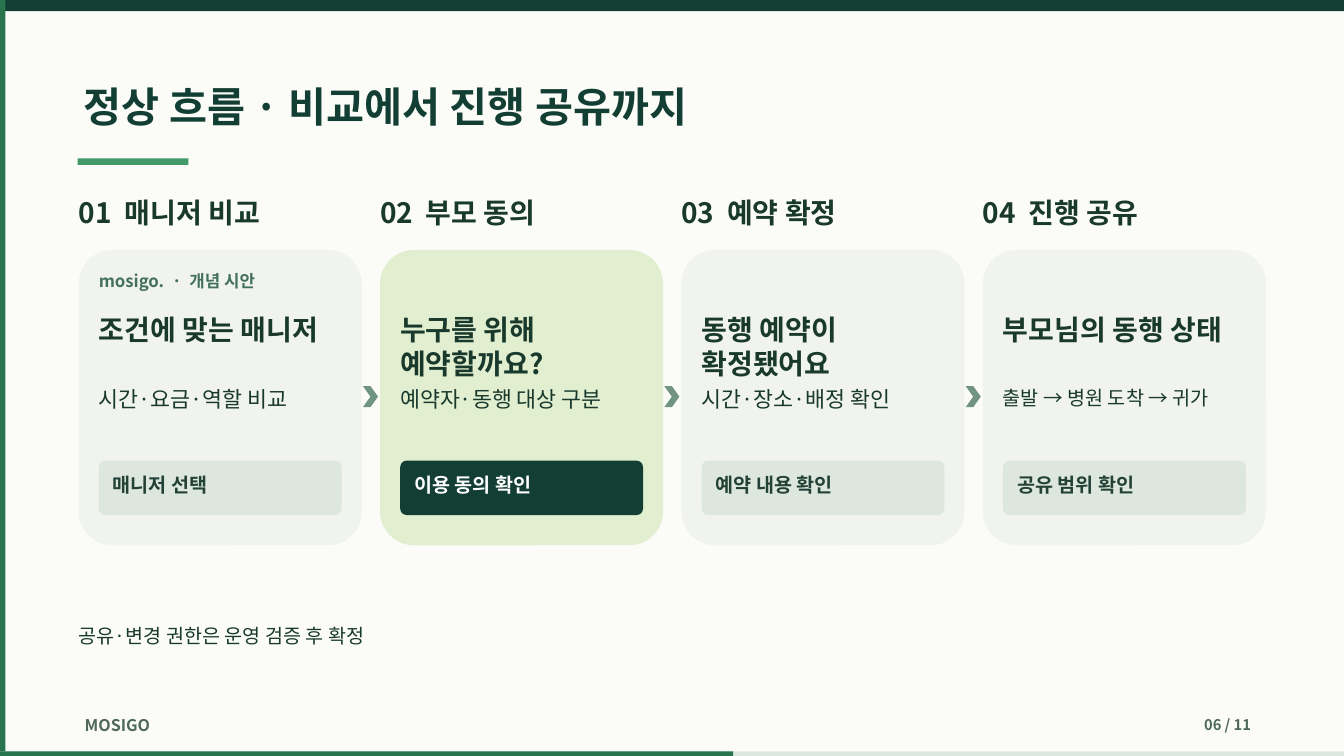
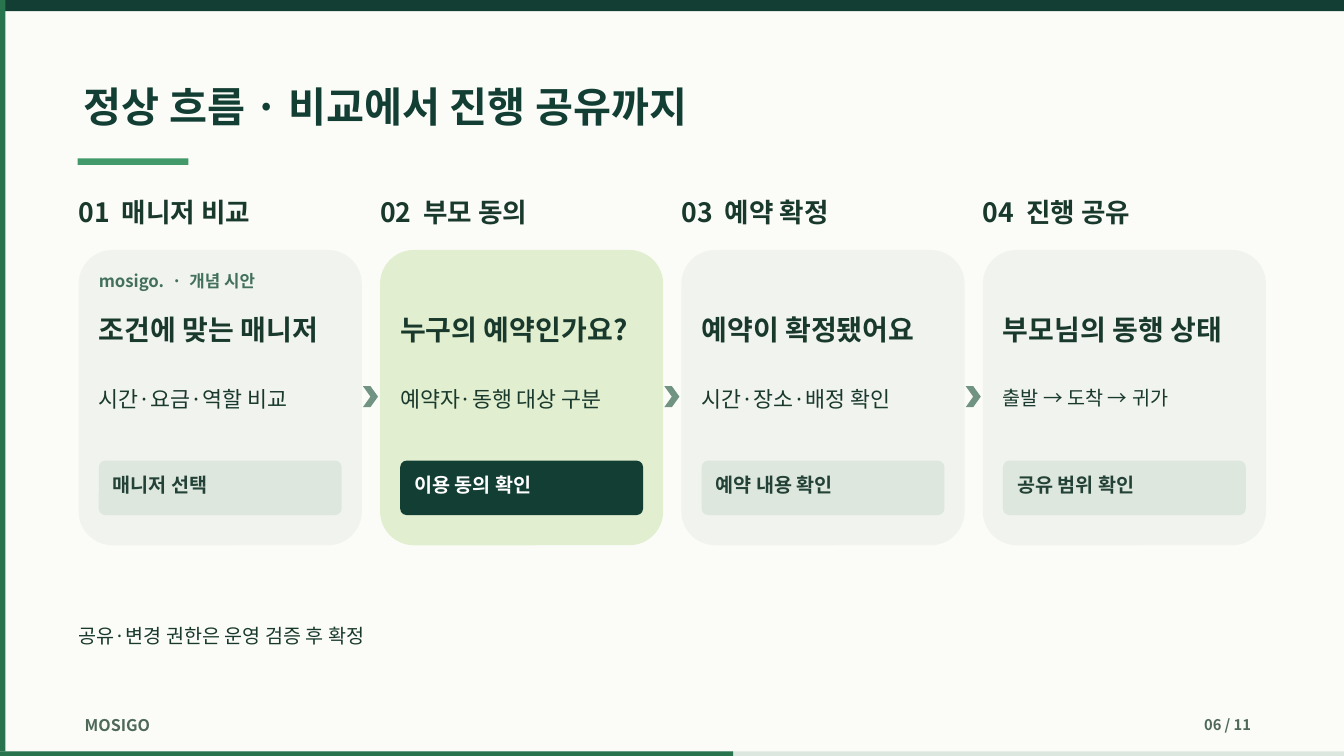
Before and after one commit to dohyunkimmm/mosigo-case-study, a slide deck: slide 6 of downloads/mosigo_report.pptx. Drawn at 1344x756 pixels with LibreOffice and Linux fonts; fonts in the diff are those of the drawing. Boxes give left, top, right and bottom in pixels: in the first picture for what was removed or moved away, otherwise in the second. Text is boxed around its words. In the diff, an @@ line names an element or a change of style, - is before the commit and + after.

```diff
--- a/downloads/mosigo_report.pptx
+++ b/downloads/mosigo_report.pptx
@@ size 20 to 19 pt in 4 elements at box(79, 199, 250, 225), box(380, 199, 527, 225), box(681, 199, 829, 225), box(983, 199, 1130, 225) @@
@@ text at box(400, 316, 628, 343): text changed @@
-누구를 위해 예약할까요?
+누구의 예약인가요?
@@ text at box(702, 316, 914, 343): text changed @@
-동행 예약이 확정됐어요
+예약이 확정됐어요
@@ text at box(1003, 388, 1168, 407): text changed @@
-출발 → 병원 도착 → 귀가
+출발 → 도착 → 귀가
```
Also in this commit, not shown: 2 other slides changed, 26 other files.
